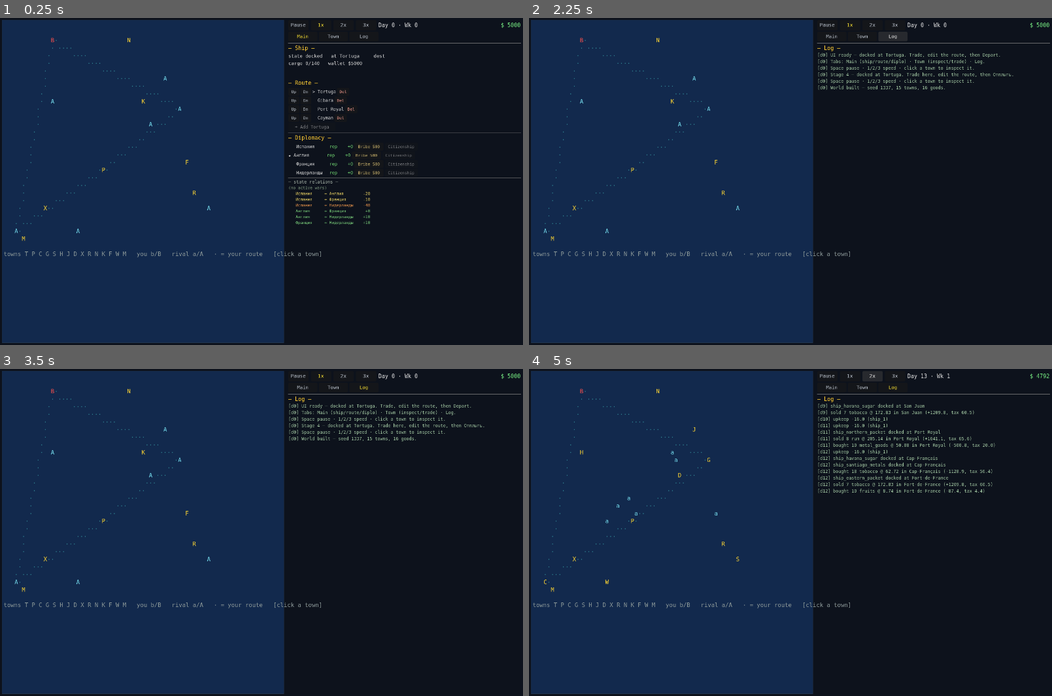
Above: before the commit, frames 1-4 (two rows, left to right).
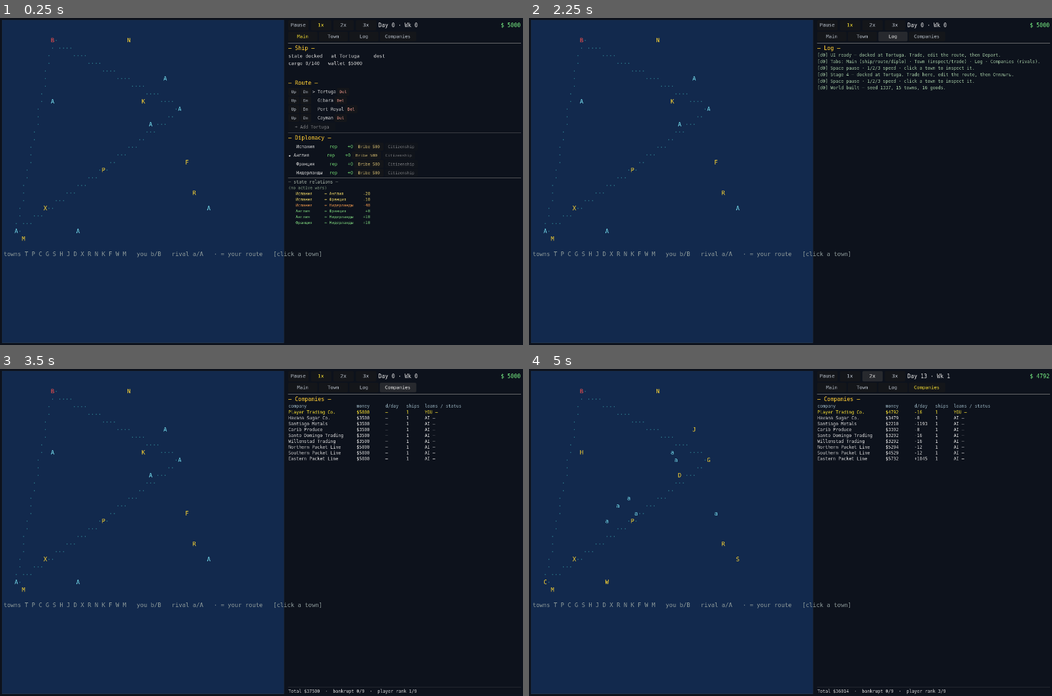
Above: after the commit, the same moments.

Repository: Xilleet/caribbean_trade
Game: Godot game, scene res://main.tscn
Same seed, same stepped clock (60 frames per second), same inputs: the game is played once before the commit and once after it.
Inputs (mouse positions are in pixels of both pictures, inside the frame that each line leads up to):
- Up to frame 1 (0.25 s): no input
- Up to frame 2 (2.25 s): click "Main" at 0.5 s; click "Town" at 1.25 s; click "Log" at 2 s
- Up to frame 3 (3.5 s): click (397, 388) at 2.75 s, where only the run after the commit has a clickable "Companies"
- Up to frame 4 (5 s): click "1x" at 3.5 s; click "2x" at 4.25 s

The runs differ from the first frame. In frame 1, less than 0.1% of the frame differs, in the area x 73-79%, y 5-7%; in frame 2, less than 0.1%; in frame 3, 1.7%; in frame 4, 2.3%, in the area x 55-90%, y 5-100%.

Commit message:
companies screen

Diff:
--- a/ui/game_ui.gd
+++ b/ui/game_ui.gd
@@ -1,25 +1,29 @@
 extends Control
 
-## Stage UI-3 game_ui — the right-column controller with a 3-page tab switch.
+## Stage UI-4 game_ui — the right-column controller with a 4-page tab switch.
 ##
 ## UI-1 split the static parts into scenes (hud/town_panel/event_log/world_map)
-## and UI-1-fix made their roots real Containers so they lay out. UI-3 takes
-## the next step: the right column is now HUD + a 3-button tab bar + a page
-## stack, so the player navigates between views instead of scrolling one giant
-## column:
+## and UI-1-fix made their roots real Containers so they lay out. UI-3 added a
+## 3-button tab bar (Main/Town/Log) so the player navigates between views
+## instead of scrolling one giant column. UI-4 adds the first aggregate screen:
 ##
-##   Main page  — Ship readout + Route + Diplomacy (the player's daily ops).
-##                Route/Diplo are still built in code here; UI-4 will scene them
-##                and move each to its own tab.
-##   Town page  — TownPanel (price-memory inspection, or the trade panel when
-##                docked). Auto-selected on map click and on dock, so the trade
-##                flow (dock -> trade -> depart) stays one click away.
-##   Log page   — EventLog. Self-contained (subscribes to EventBus.message
-##                itself), keeps buffering while hidden.
+##   Main page      — Ship readout + Route + Diplomacy (the player's daily ops).
+##                   Route/Diplo are still built in code here; a later stage will
+##                   scene them and move each to its own tab.
+##   Town page      — TownPanel (price-memory inspection, or the trade panel
+##                   when docked). Auto-selected on map click and on dock.
+##   Log page       — EventLog. Self-contained (subscribes to EventBus.message
+##                   itself), keeps buffering while hidden.
+##   Companies page — CompaniesPanel. Self-contained (subscribes to
+##                   EventBus.day_advanced itself). Lists every company in the
+##                   world with money / day-delta / fleet / loans / bankrupt —
+##                   the first screen that shows the competition, which the old
+##                   UI never exposed.
 ##
 ## HUD stays visible on every page (speed/day/money are global). Selecting a
 ## town or docking flips to the Town page automatically; the tab buttons are
-## the way back to Main / Log. No economic state is held here — same reads
+## the way back to Main / Log / Companies. Companies is an overview screen, so
+## it is never auto-selected. No economic state is held here — same reads
 ## (WorldState / SimulationClock) and same EventBus emissions as before, so
 ## determinism and money conservation are unaffected.
 ##
@@ -29,6 +33,7 @@
 const TAB_MAIN: int = 0
 const TAB_TOWN: int = 1
 const TAB_LOG: int = 2
+const TAB_COMPANIES: int = 3
 
 var _controller: Node = null          # the Main root node (owns the engine)
 var _selected_town: String = "tortuga"
@@ -36,14 +41,17 @@
 
 # Static view nodes from the scene (sub-scene internals via their scripts).
 # Stage UI-3: TownPanel and EventLog moved under Pages/{TownPage,LogPage};
-# Ship/Route/Diplo moved under Pages/MainPage.
+# Ship/Route/Diplo moved under Pages/MainPage. UI-4: CompaniesPanel under
+# Pages/CompaniesPage.
 @onready var _hud: Control = $Split/Right/HUD
 @onready var _tab_main_btn: Button = %TabMain
 @onready var _tab_town_btn: Button = %TabTown
 @onready var _tab_log_btn: Button = %TabLog
+@onready var _tab_companies_btn: Button = %TabCompanies
 @onready var _main_page: VBoxContainer = %MainPage
 @onready var _town_page: VBoxContainer = %TownPage
 @onready var _log_page: VBoxContainer = %LogPage
+@onready var _companies_page: VBoxContainer = %CompaniesPage
 @onready var _town_panel: Control = $Split/Right/Pages/TownPage/TownPanel
 @onready var _ship_body: Label = %ShipBody
 @onready var _route_panel: VBoxContainer = %RouteSlot
@@ -70,13 +78,14 @@
 	_ship_body.add_theme_color_override("font_color", Color(0.85, 0.85, 0.85))
 	_ship_body.custom_minimum_size = Vector2(0.0, 70.0)
 	# UI-3: theme the tab buttons (same font/size as HUD speed buttons) and wire
-	# them. Active-tab highlight is applied by _set_tab.
-	for b in [_tab_main_btn, _tab_town_btn, _tab_log_btn]:
+	# them. Active-tab highlight is applied by _set_tab. UI-4 adds Companies.
+	for b in [_tab_main_btn, _tab_town_btn, _tab_log_btn, _tab_companies_btn]:
 		b.add_theme_font_override("font", f)
 		b.add_theme_font_size_override("font_size", 13)
 	_tab_main_btn.pressed.connect(_set_tab.bind(TAB_MAIN))
 	_tab_town_btn.pressed.connect(_set_tab.bind(TAB_TOWN))
 	_tab_log_btn.pressed.connect(_set_tab.bind(TAB_LOG))
+	_tab_companies_btn.pressed.connect(_set_tab.bind(TAB_COMPANIES))
 	# The AsciiMap is now a sub-scene; wire its town_selected signal here (it
 	# used to be wired in _build_layout right after .new()).
 	var map: AsciiMap = $Split/WorldMap
@@ -91,7 +100,7 @@
 	_refresh_all()
 	_set_tab(TAB_MAIN)
 	EventBus.message.emit("UI ready — docked at Tortuga. Trade, edit the route, then Depart.")
-	EventBus.message.emit("Tabs: Main (ship/route/diplo) · Town (inspect/trade) · Log.")
+	EventBus.message.emit("Tabs: Main (ship/route/diplo) · Town (inspect/trade) · Log · Companies (rivals).")
 	EventBus.message.emit("Space pause · 1/2/3 speed · click a town to inspect it.")
 
 # -------------------------------------------------------------- tab switching --
@@ -104,6 +113,7 @@
 	_main_page.visible = (idx == TAB_MAIN)
 	_town_page.visible = (idx == TAB_TOWN)
 	_log_page.visible = (idx == TAB_LOG)
+	_companies_page.visible = (idx == TAB_COMPANIES)
 	var active_color := Color(1.0, 0.9, 0.2)
 	var idle_color := Color(0.75, 0.78, 0.82)
 	_tab_main_btn.add_theme_color_override("font_color",
@@ -112,6 +122,8 @@
 			active_color if idx == TAB_TOWN else idle_color)
 	_tab_log_btn.add_theme_color_override("font_color",
 			active_color if idx == TAB_LOG else idle_color)
+	_tab_companies_btn.add_theme_color_override("font_color",
+			active_color if idx == TAB_COMPANIES else idle_color)
 
 # ----------------------------------------------------------------- public api --
 
--- a/ui/game_ui.tscn
+++ b/ui/game_ui.tscn
@@ -1,10 +1,11 @@
-[gd_scene load_steps=8 format=3]
+[gd_scene load_steps=9 format=3]
 
 [ext_resource type="Script" path="res://ui/game_ui.gd" id="1_gameui"]
 [ext_resource type="PackedScene" path="res://ui/map/world_map.tscn" id="2_worldmap"]
 [ext_resource type="PackedScene" path="res://ui/hud/hud.tscn" id="3_hud"]
 [ext_resource type="PackedScene" path="res://ui/panels/town_panel.tscn" id="4_townpanel"]
 [ext_resource type="PackedScene" path="res://ui/log/event_log.tscn" id="5_eventlog"]
+[ext_resource type="PackedScene" path="res://ui/panels/companies_panel.tscn" id="6_companies"]
 
 [node name="GameUI" type="Control"]
 script = ExtResource("1_gameui")
@@ -56,6 +57,11 @@
 unique_name_in_owner = true
 text = "Log"
 custom_minimum_size = Vector2(80, 26)
+
+[node name="TabCompanies" type="Button" parent="Split/Right/TabBar"]
+unique_name_in_owner = true
+text = "Companies"
+custom_minimum_size = Vector2(100, 26)
 
 [node name="Sep1" type="HSeparator" parent="Split/Right"]
 theme_override_constants/separation = 2
@@ -115,3 +121,13 @@
 
 [node name="EventLog" parent="Split/Right/Pages/LogPage" instance=ExtResource("5_eventlog")]
 size_flags_vertical = 3
+
+[node name="CompaniesPage" type="VBoxContainer" parent="Split/Right/Pages"]
+unique_name_in_owner = true
+visible = false
+size_flags_horizontal = 3
+size_flags_vertical = 3
+theme_override_constants/separation = 4
+
+[node name="CompaniesPanel" parent="Split/Right/Pages/CompaniesPage" instance=ExtResource("6_companies")]
+size_flags_vertical = 3
--- /dev/null
+++ b/ui/panels/companies_panel.gd
@@ -0,0 +1,136 @@
+extends VBoxContainer
+
+## Stage UI-4 CompaniesPanel — the "— Companies —" aggregate screen.
+##
+## Lists every company in the world (the player + the 8 AI) as one row each:
+## money, today's wallet delta, fleet size, outstanding loans, bankrupt flag.
+## This is the first screen that shows the competition — who is richer, who is
+## in debt, who has gone bust — which the old UI never exposed.
+##
+## Self-contained like EventLog: it subscribes to EventBus.day_advanced itself
+## and rebuilds the row list, so game_ui does not need to wire or refresh it.
+## Pure view over WorldState.companies — reads, never mutates — so determinism
+## and money conservation are unaffected. No history is kept here; the panel
+## always shows the current snapshot (money/loans change daily, fleet rarely).
+
+@onready var _title: Label = %Title
+@onready var _header: Label = %Header
+@onready var _list: VBoxContainer = %List
+@onready var _summary: Label = %Summary
+
+const COL_NAME := 26
+const COL_MONEY := 11
+const COL_DELTA := 8
+const COL_SHIPS := 7
+const COL_LOANS := 18
+
+func _ready() -> void:
+	var f := UITheme.load_font()
+	for l in [_title, _header, _summary]:
+		l.add_theme_font_override("font", f)
+		l.add_theme_color_override("font_color", Color(1.0, 0.8, 0.2))
+	_title.add_theme_font_size_override("font_size", 15)
+	_header.add_theme_font_size_override("font_size", 12)
+	_header.add_theme_color_override("font_color", Color(0.6, 0.7, 0.75))
+	_summary.add_theme_font_size_override("font_size", 12)
+	_summary.add_theme_color_override("font_color", Color(0.85, 0.85, 0.85))
+	_header.text = _pad(COL_NAME, "company") + _pad(COL_MONEY, "money") \
+			+ _pad(COL_DELTA, "d/day") + _pad(COL_SHIPS, "ships") \
+			+ _padl(COL_LOANS, "loans / status")
+	EventBus.day_advanced.connect(_on_day_advanced)
+	refresh()
+
+# Day tick — companies' money/loans change daily; fleet changes rarely. A daily
+# rebuild is cheap (9 rows) and keeps the screen in sync with the wallet.
+func _on_day_advanced(_day: int) -> void:
+	refresh()
+
+# Rebuild the list. Freeing the old rows and re-adding keeps the row count
+# correct if a company ever appears or disappears (today the set is fixed
+# from build_world, but this is the same pattern the trade/route panels use).
+func refresh() -> void:
+	for c in _list.get_children():
+		c.queue_free()
+	var companies: Array = WorldState.companies
+	var total_money := 0.0
+	var bankrupt_count := 0
+	var player_money := 0.0
+	var richer_than_player := 0
+	var total := companies.size()
+	for co in companies:
+		if co.bankrupt:
+			bankrupt_count += 1
+		total_money += co.money
+		if not co.is_ai:
+			player_money = co.money
+		elif co.money > player_money:
+			# player_money is set on the first (player) row; for AI rows after it,
+			# this counts who is strictly richer. (Player is always first in the
+			# list — build_world appends it before the AI companies.)
+			richer_than_player += 1
+		var row := _row_for(co)
+		_list.add_child(row)
+	var player_rank := richer_than_player + 1
+	_summary.text = "Total $%d  ·  bankrupt %d/%d  ·  player rank %d/%d" \
+			% [int(total_money), bankrupt_count, total, player_rank, total]
+
+# One row per company. Monospace columns so the numbers line up. The player's
+# row is highlighted gold; bankrupt rows are dimmed red; AI rows neutral.
+func _row_for(co: Company) -> Label:
+	var loans_str := _loans_str(co)
+	var status := "BANKRUPT" if co.bankrupt else loans_str
+	var kind := "YOU" if not co.is_ai else "AI"
+	var text := _pad(COL_NAME, co.name) \
+			+ _pad(COL_MONEY, "$%d" % int(co.money)) \
+			+ _pad(COL_DELTA, _delta_str(co)) \
+			+ _pad(COL_SHIPS, "%d" % co.ship_ids.size()) \
+			+ _padl(COL_LOANS, "%s %s" % [kind, status])
+	var color: Color
+	if co.bankrupt:
+		color = Color(0.7, 0.4, 0.4)
+	elif not co.is_ai:
+		color = Color(1.0, 0.9, 0.2)
+	else:
+		color = Color(0.85, 0.85, 0.85)
+	return UITheme.make_label(_list, text, 12, color)
+
+# Loans summary "NL:500 ES:200" or "—" if none. Capped at the first 2 lenders
+# to keep the column narrow; "+N" marks any further.
+func _loans_str(co: Company) -> String:
+	var keys: Array = co.loans.keys()
+	if keys.is_empty():
+		return "—"
+	var parts: Array[String] = []
+	var shown := 0
+	for k in keys:
+		if shown >= 2:
+			parts.append("+%d" % (keys.size() - shown))
+			break
+		var sid := String(k)
+		var short := sid.substr(0, 2).to_upper()
+		parts.append("%s:%d" % [short, int(co.loans[k])])
+		shown += 1
+	return " ".join(PackedStringArray(parts))
+
+# Today's wallet delta. On day 0, last_day_money is still 0 (the snapshot is
+# taken in step_day, which hasn't run yet at the first refresh) — show "—" so
+# the starting wallet doesn't read as a +$5000 gain.
+func _delta_str(co: Company) -> String:
+	if co.last_day_money == 0.0:
+		return "—"
+	var d := co.money - co.last_day_money
+	if d >= 0.0:
+		return "+%d" % int(d)
+	return "%d" % int(d)
+
+# Left-pad `s` into a field of width `w` (monospace, so column-aligned).
+func _pad(w: int, s: String) -> String:
+	if s.length() >= w:
+		return s + " "
+	return s + " ".repeat(w - s.length())
+
+# Right-pad variant for the last column (no trailing space, left-aligned).
+func _padl(w: int, s: String) -> String:
+	if s.length() >= w:
+		return s
+	return s + " ".repeat(w - s.length())
--- /dev/null
+++ b/ui/panels/companies_panel.tscn
@@ -0,0 +1,25 @@
+[gd_scene load_steps=2 format=3]
+
+[ext_resource type="Script" path="res://ui/panels/companies_panel.gd" id="1_co"]
+
+[node name="CompaniesPanel" type="VBoxContainer"]
+script = ExtResource("1_co")
+theme_override_constants/separation = 2
+
+[node name="Title" type="Label" parent="."]
+unique_name_in_owner = true
+text = "— Companies —"
+
+[node name="Header" type="Label" parent="."]
+unique_name_in_owner = true
+
+[node name="List" type="VBoxContainer" parent="."]
+unique_name_in_owner = true
+size_flags_vertical = 3
+theme_override_constants/separation = 1
+
+[node name="Sep" type="HSeparator" parent="."]
+theme_override_constants/separation = 2
+
+[node name="Summary" type="Label" parent="."]
+unique_name_in_owner = true
